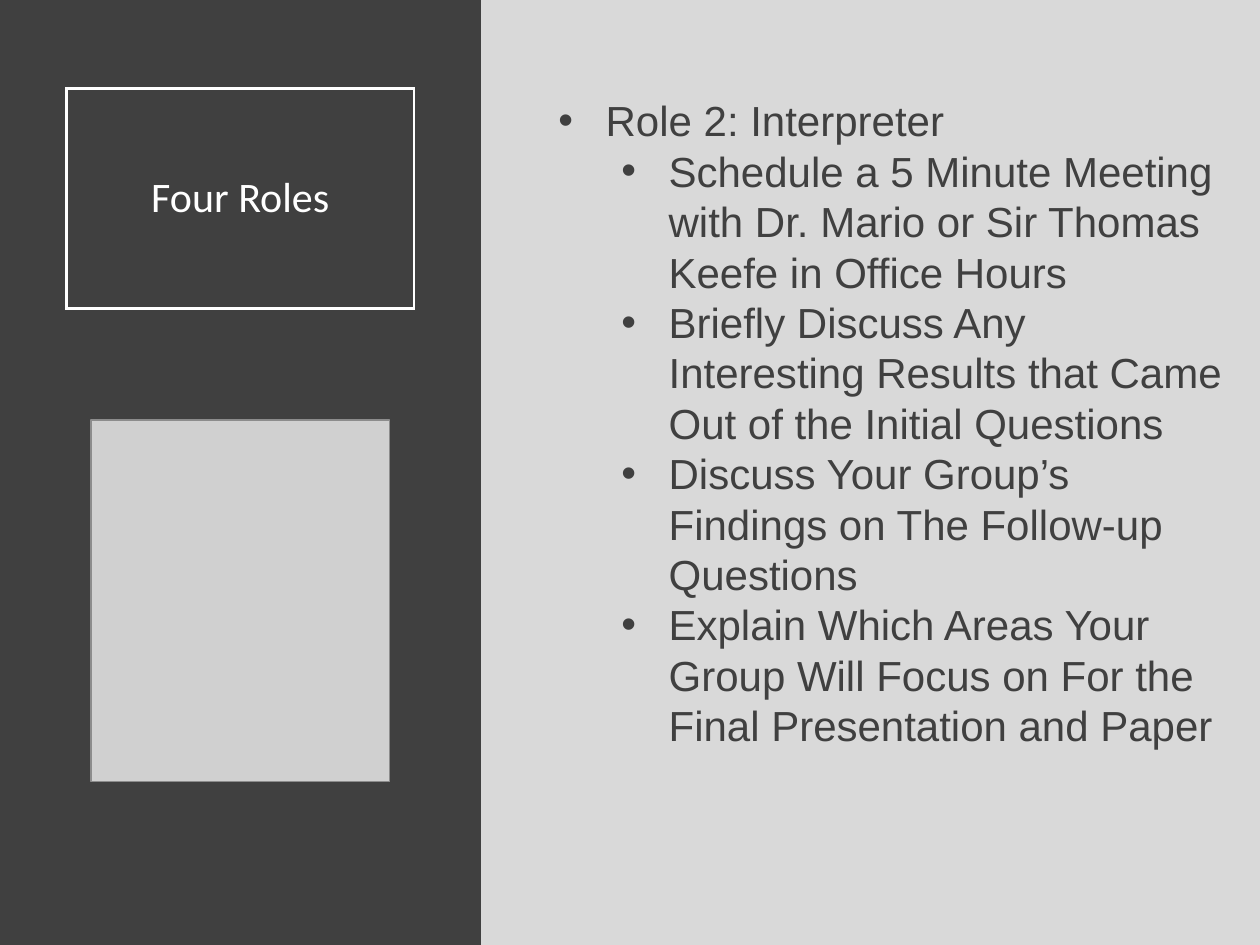
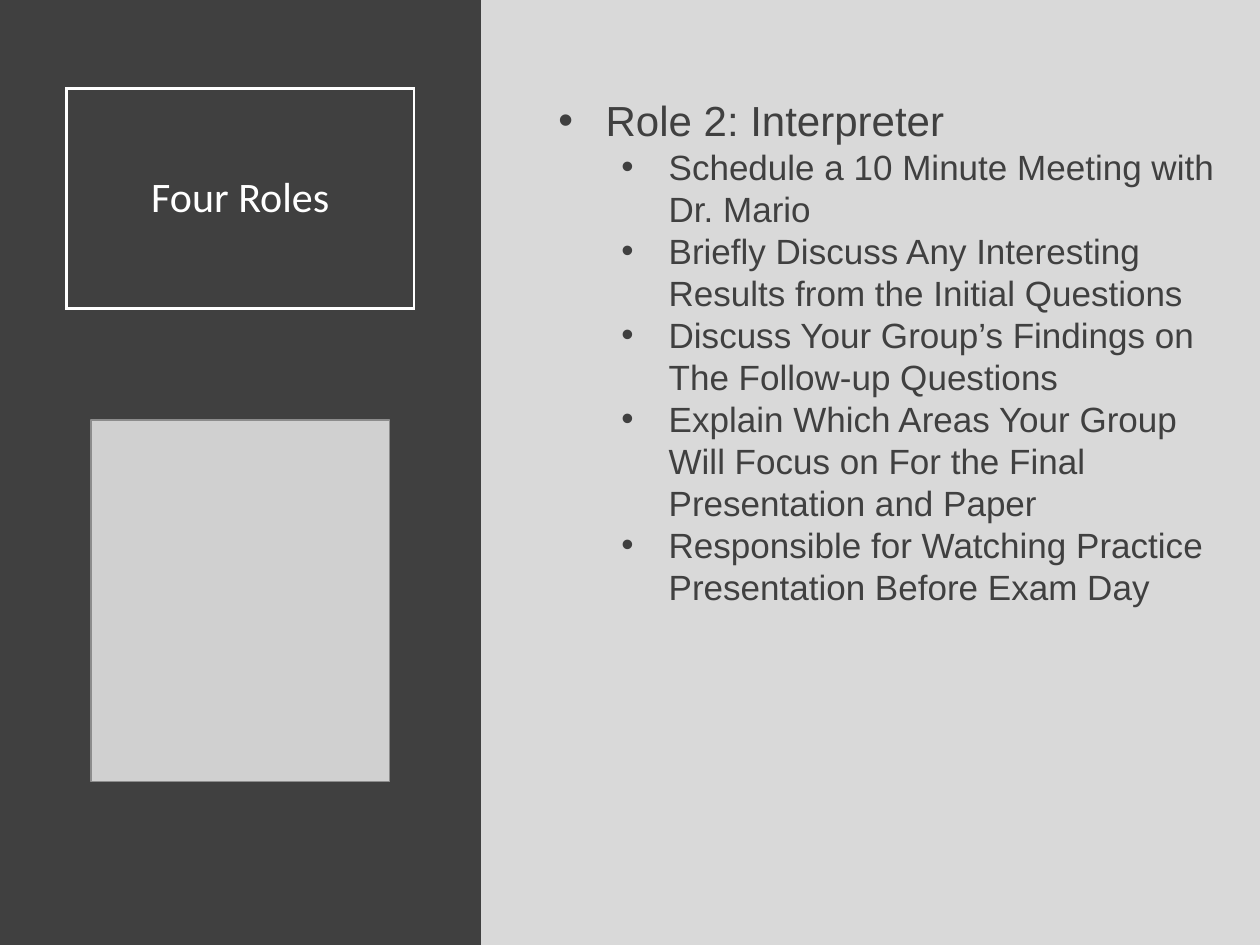
Before and after one commit to SuperMarioGiacomazzo/STOR320_WEBSITE, a slide deck: slide 6 of Lecture/Final Project 1/Final_Project_1_Lecture.pptx. Drawn at 1260x945 pixels with LibreOffice and Linux fonts; fonts in the diff are those of the drawing; grey boxes stand for pictures. Boxes give left, top, right and bottom in pixels: in the first picture for what was removed or moved away, otherwise in the second. Text is boxed around its words. In the diff, an @@ line names an element or a change of style, - is before the commit and + after.

```diff
--- a/Lecture/Final Project 1/Final_Project_1_Lecture.pptx
+++ b/Lecture/Final Project 1/Final_Project_1_Lecture.pptx
@@ text at <box>669,154,1213,313</box>: text changed; size 24 to 20 pt @@
-  • Schedule a 5 Minute Meeting with Dr. Mario or Sir Thomas Keefe in Office Hours
-  • Briefly Discuss Any Interesting Results that Came Out of the Initial Questions
+  • Schedule a 10 Minute Meeting with Dr. Mario
+  • Briefly Discuss Any Interesting Results from the Initial Questions
@@ text at <box>669,322,1194,523</box>: size 24 to 20 pt in "Discuss Your Group’s Findings on The Follow-up ...", "Explain Which Areas Your Group Will Focus ..." @@
@@ text at <box>669,532,1203,607</box>: paragraph added @@
+  • Responsible for Watching Practice Presentation Before Exam Day
```
Also in this commit, not shown: 15 other slides changed, 3 other files.
